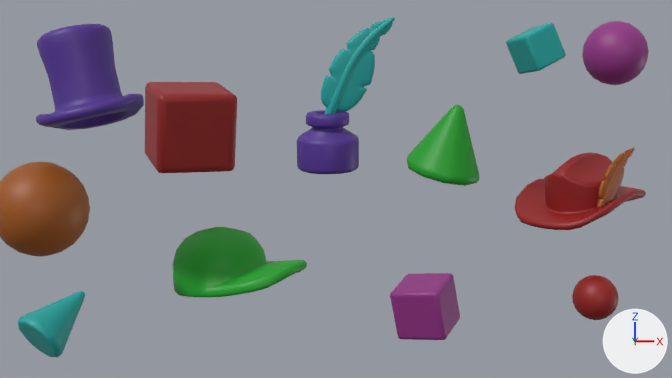
The Blender file misc/shapes_v001.blend: old version first, new version second.
One viewpoint serves both versions: the file's camera 'Camera'. Lighting does not change. The marker at lower right points along +X, +Y and +Z.

In view in the first picture: '#baseball-cap .hat .green', '#feather-cap .hat .red', '#inkwell .purple', '#tophat .hat .purple', '.ball .orange', '.ball .pink', '.ball .red', '.cone .blue', '.cone .green', '.cube .blue', '.cube .pink', '.cube .red', '.feather .blue'.
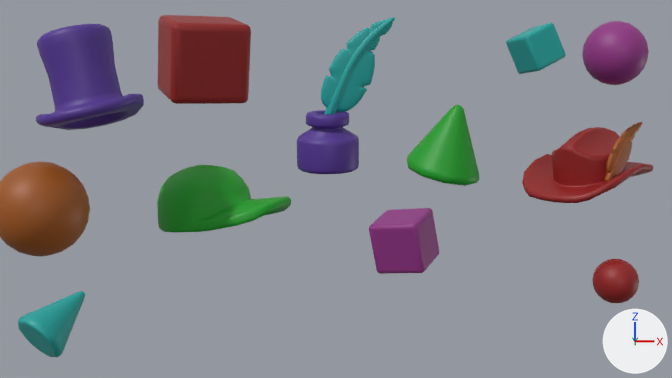
Where the newer file only moved an object's origin or applied its transform, the numbers keep the older frame.

What the commit changed:
Object '.cube .red' (ob_cube__red) moves from (-0.655, 1.179, 0.281) to (-0.595, 1.179, 0.583).
Object '#baseball-cap .hat .green' (ob_baseball_cap__hat__green) moves from (-0.44, 0.492, -0.248) to (-0.497, 0.492, -0.0145).
Object '#feather-cap .hat .red' (ob_feather_cap__hat__red) moves from (0.862, 0.268, -0.0385) to (0.889, 0.268, 0.0505).
Object '.ball .red' (ob_ball__red) moves from (0.847, 0.0486, -0.355) to (0.913, 0.0486, -0.301).
Object '.cube .pink' (ob_cube__pink) moves from (0.401, 1.179, -0.524) to (0.307, 1.179, -0.231).

Changed parts and their boxes [x1, y1, x2, y2] in the pictures (672 x 378 px):
'.cube .red', moved: before [145, 82, 237, 173]; after [158, 15, 251, 104]
'#baseball-cap .hat .green', moved: before [173, 227, 307, 297]; after [157, 165, 291, 233]
'#feather-cap .hat .red', moved: before [515, 152, 646, 230]; after [522, 127, 653, 203]
'.cube .pink', moved: before [390, 273, 460, 340]; after [369, 208, 439, 274]
'.ball .red', moved: before [572, 275, 619, 320]; after [592, 259, 639, 303]
'.feather .orange', moved: before [597, 148, 635, 208]; after [605, 122, 642, 182]
